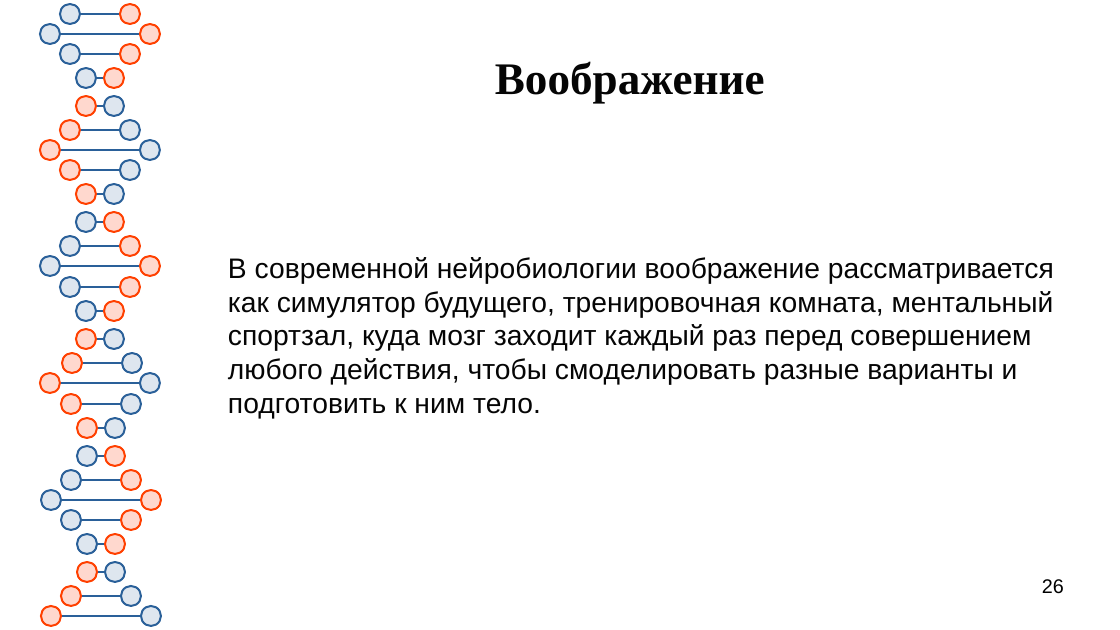
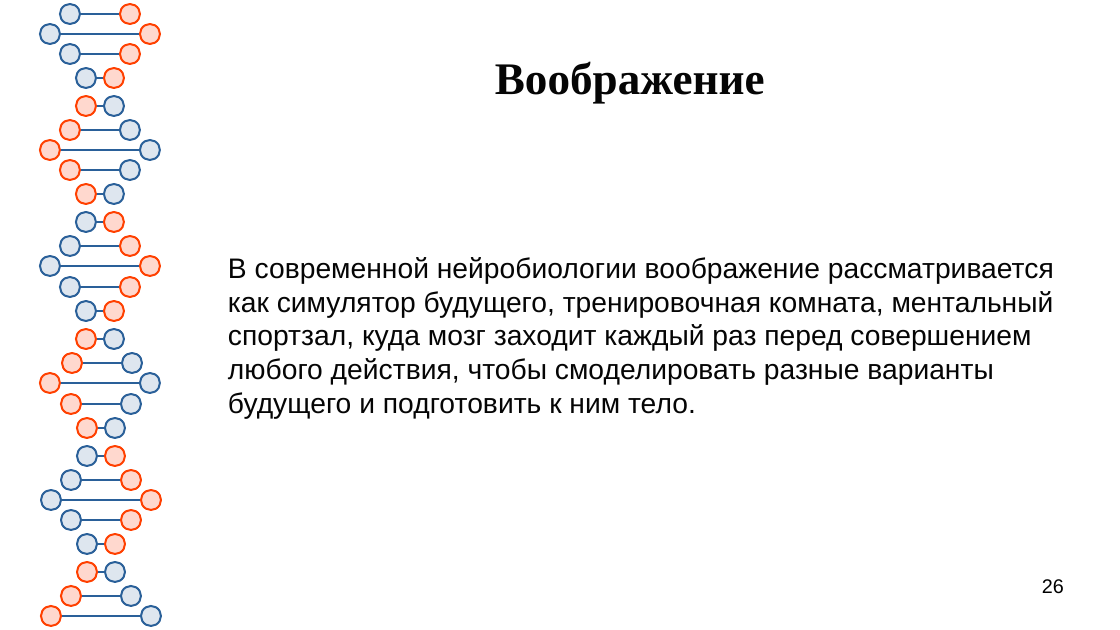
Before and after one commit to Chularev/articles, a slide deck: slide 26 of Psychology/5. Эмоциональный интеллект/Эмоциональный интеллект.odp. Drawn at 1120x630 pixels with LibreOffice and Linux fonts; fonts in the diff are those of the drawing. Boxes give left, top, right and bottom in pixels: in the first picture for what was removed or moved away, otherwise in the second. Text is boxed around its words. In the diff, an @@ line names an element or a change of style, - is before the commit and + after.

Commit message:
tmp

```diff
--- a/Psychology/5. Эмоциональный интеллект/Эмоциональный интеллект.odp
+++ b/Psychology/5. Эмоциональный интеллект/Эмоциональный интеллект.odp
@@ text at <box>228,257,1054,419</box>: text changed @@
-В современной нейробиологии воображение рассматривается как симулятор будущего, тренировочная комната, ментальный спортзал, куда мозг заходит каждый раз перед совершением любого действия, чтобы смоделировать разные варианты и подготовить к ним тело.
+В современной нейробиологии воображение рассматривается как симулятор будущего, тренировочная комната, ментальный спортзал, куда мозг заходит каждый раз перед совершением любого действия, чтобы смоделировать разные варианты будущего и подготовить к ним тело.
```
